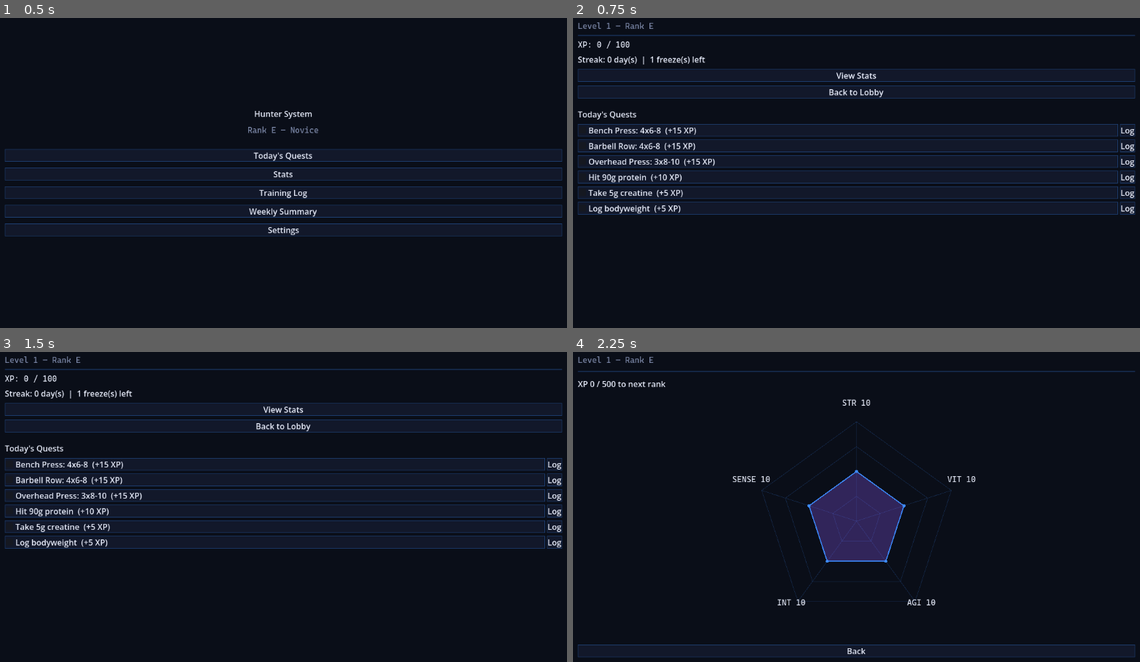
Above: before the commit, frames 1-4 (two rows, left to right).
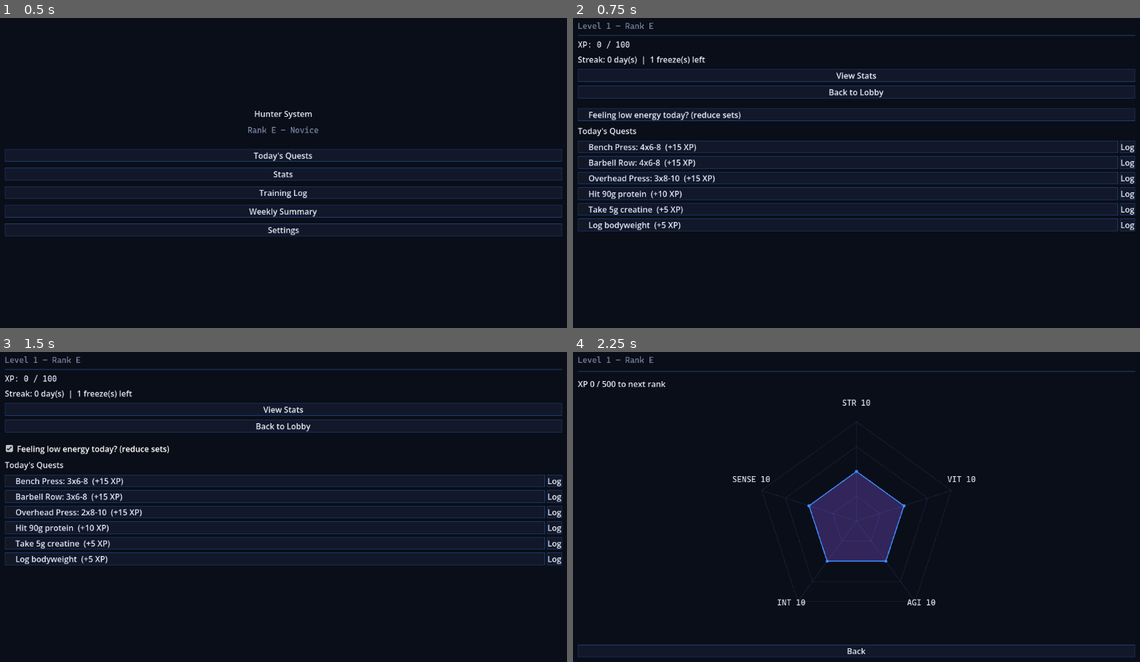
Above: after the commit, the same moments.

Repository: exo-jhop/Solo-Gym-Leveling
Game: Godot game, scene res://scenes/lobby/lobby.tscn
Same seed, same stepped clock (60 frames per second), same inputs: the game is played once before the commit and once after it.
Inputs (mouse positions are in pixels of both pictures, inside the frame that each line leads up to):
- Up to frame 1 (0.5 s): no input
- Up to frame 2 (0.75 s): click "Today's Quests" at 0.5 s
- Up to frame 3 (1.5 s): click (283, 448) at 1.25 s, where only the run after the commit has a clickable "Feeling low energy today? (re…"
- Up to frame 4 (2.25 s): click "View Stats" at 2 s

Frame 1 is identical in both runs. In frame 2, 8.5% of the frame differs, in the area x 0-100%, y 29-69%; in frame 3, 8.0%; in frame 4, nothing differs.

Commit message:
Add Quest Difficulty toggle: low-energy mode reduces lift set targets
Adds a "Feeling low energy today?" checkbox on Home, visible only on
training days. Toggling drops one set from each not-yet-completed lift
quest's target (symmetric +1/-1, so re-toggling restores the original),
and tags the day's DailyLog with was_reduced_intensity. Disabled once
any lift quest is completed today to avoid retroactively changing a
finished quest's target. State persists across app restarts within the
same day and resets on each new day.

Diff:
--- a/scenes/home/home.gd
+++ b/scenes/home/home.gd
@@ -10,6 +10,7 @@
 @onready var streak_label: Label = $Margin/Root/StreakLabel
 @onready var stats_button: Button = $Margin/Root/StatsButton
 @onready var lobby_button: Button = $Margin/Root/LobbyButton
+@onready var low_energy_toggle: CheckBox = $Margin/Root/LowEnergyToggle
 @onready var quest_list: VBoxContainer = $Margin/Root/ScrollContainer/QuestList
 
 
@@ -18,6 +19,7 @@
 	QuestManager.quests_generated.connect(_refresh_quests)
 	stats_button.pressed.connect(_on_stats_pressed)
 	lobby_button.pressed.connect(_on_lobby_pressed)
+	low_energy_toggle.toggled.connect(_on_low_energy_toggled)
 
 	level_rank_label.add_theme_font_override("font", STAT_FONT)
 	xp_label.add_theme_font_override("font", STAT_FONT)
@@ -39,6 +41,10 @@
 
 
 func _refresh_quests() -> void:
+	low_energy_toggle.visible = QuestManager.has_lift_quests()
+	low_energy_toggle.set_pressed_no_signal(QuestManager.low_energy_mode)
+	low_energy_toggle.disabled = QuestManager.any_lift_quest_completed()
+
 	for child in quest_list.get_children():
 		child.queue_free()
 
@@ -61,6 +67,11 @@
 		quest_list.add_child(row)
 
 
+func _on_low_energy_toggled(pressed: bool) -> void:
+	QuestManager.set_low_energy_mode(pressed)
+	_refresh_quests()
+
+
 func _on_quest_toggled(pressed: bool, quest: Quest) -> void:
 	if not pressed:
 		return
--- a/scenes/home/home.tscn
+++ b/scenes/home/home.tscn
@@ -46,6 +46,10 @@
 [node name="HSeparator" type="HSeparator" parent="Margin/Root"]
 layout_mode = 2
 
+[node name="LowEnergyToggle" type="CheckBox" parent="Margin/Root"]
+layout_mode = 2
+text = "Feeling low energy today? (reduce sets)"
+
 [node name="QuestsHeaderLabel" type="Label" parent="Margin/Root"]
 layout_mode = 2
 text = "Today's Quests"
--- a/scripts/autoload/history_manager.gd
+++ b/scripts/autoload/history_manager.gd
@@ -8,9 +8,10 @@
 
 
 ## Builds a DailyLog snapshot for `date` from the day's now-finished quest list and stores it.
-func record_day(date: String, quests: Array[Quest]) -> void:
+func record_day(date: String, quests: Array[Quest], was_reduced_intensity: bool = false) -> void:
 	var log := DailyLog.new()
 	log.date = date
+	log.was_reduced_intensity = was_reduced_intensity
 
 	var xp_earned := 0
 	var stat_gains: Dictionary = {}
--- a/scripts/autoload/quest_manager.gd
+++ b/scripts/autoload/quest_manager.gd
@@ -18,6 +18,10 @@
 # User-editable from Settings (spec 4.5). Defaults match the original placeholder values.
 var protein_target_g: float = 90.0
 var creatine_target_g: float = 5.0
+
+# "Feeling low energy today?" toggle (spec v2 4.3). Resets to false on each new day;
+# persisted across app restarts within the same day so the choice sticks.
+var low_energy_mode: bool = false
 
 const BODYWEIGHT_LOG_DAYS := [0, 3]  # cycle day indices that include a bodyweight quest
 
@@ -77,6 +81,7 @@
 ## Builds current_quests for the current cycle_day_index, then advances the cycle.
 func generate_daily_quests() -> void:
 	current_quests.clear()
+	low_energy_mode = false
 	var day: TrainingDay = training_cycle[cycle_day_index]
 
 	if day.is_rest_day:
@@ -128,3 +133,51 @@
 			quest_completed.emit(quest)
 			return true
 	return false
+
+
+func has_lift_quests() -> bool:
+	for quest in current_quests:
+		if quest.category == "lift":
+			return true
+	return false
+
+
+func any_lift_quest_completed() -> bool:
+	for quest in current_quests:
+		if quest.category == "lift" and quest.completed:
+			return true
+	return false
+
+
+## Toggles today's "feeling low energy?" mode (spec v2 4.3): drops one set from
+## each not-yet-completed lift quest's target, or restores it when turned back off.
+## No-op if there's nothing to adjust or a lift quest is already completed today
+## (retroactively changing a finished quest's target doesn't make sense).
+func set_low_energy_mode(enabled: bool) -> void:
+	if enabled == low_energy_mode:
+		return
+	if not has_lift_quests() or any_lift_quest_completed():
+		return
+
+	var delta := -1 if enabled else 1
+	for quest in current_quests:
+		if quest.category == "lift":
+			_adjust_lift_quest_sets(quest, delta)
+
+	low_energy_mode = enabled
+	quests_generated.emit()
+
+
+func _adjust_lift_quest_sets(quest: Quest, delta: int) -> void:
+	var parts := quest.title.split(": ", true, 1)
+	if parts.size() != 2:
+		return
+	var exercise_name: String = parts[0]
+	var x_index := parts[1].find("x")
+	if x_index == -1:
+		return
+	var rep_range: String = parts[1].substr(x_index + 1)
+
+	var new_sets: int = max(1, int(quest.target_value) + delta)
+	quest.target_value = new_sets
+	quest.title = "%s: %dx%s" % [exercise_name, new_sets, rep_range]
--- a/scripts/autoload/save_manager.gd
+++ b/scripts/autoload/save_manager.gd
@@ -33,6 +33,7 @@
 		"training_cycle": training_cycle_dicts,
 		"protein_target_g": QuestManager.protein_target_g,
 		"creatine_target_g": QuestManager.creatine_target_g,
+		"low_energy_mode": QuestManager.low_energy_mode,
 	}
 
 	var file := FileAccess.open(SAVE_PATH, FileAccess.WRITE)
@@ -81,6 +82,7 @@
 		QuestManager.training_cycle = training_cycle
 	QuestManager.protein_target_g = data.get("protein_target_g", QuestManager.protein_target_g)
 	QuestManager.creatine_target_g = data.get("creatine_target_g", QuestManager.creatine_target_g)
+	QuestManager.low_energy_mode = data.get("low_energy_mode", false)
 
 	print("SaveManager: loaded save (version %s, last opened %s)" % [data.get("save_version", "?"), last_opened_date])
 	return true
@@ -100,7 +102,7 @@
 	print("SaveManager: new day detected (was %s, now %s)" % [last_opened_date if last_opened_date != "" else "never", today])
 	if last_opened_date != "":
 		GameManager.evaluate_streak()
-		HistoryManager.record_day(last_opened_date, QuestManager.current_quests)
+		HistoryManager.record_day(last_opened_date, QuestManager.current_quests, QuestManager.low_energy_mode)
 	QuestManager.generate_daily_quests()
 	last_opened_date = today
 	save_game()
--- a/scripts/resources/daily_log.gd
+++ b/scripts/resources/daily_log.gd
@@ -10,6 +10,7 @@
 @export var xp_earned: int = 0
 @export var stat_gains: Dictionary = {}     # e.g. {"STR": 2, "VIT": 1}
 @export var quest_summaries: Array = []     # lightweight dicts: {id, title, category, completed, logged_value, unit}
+@export var was_reduced_intensity: bool = false  # true if the "low energy" toggle was used this day (spec v2 4.3)
 
 
 func to_dict() -> Dictionary:
@@ -21,6 +22,7 @@
 		"xp_earned": xp_earned,
 		"stat_gains": stat_gains,
 		"quest_summaries": quest_summaries,
+		"was_reduced_intensity": was_reduced_intensity,
 	}
 
 
@@ -33,4 +35,5 @@
 	log.xp_earned = data.get("xp_earned", 0)
 	log.stat_gains = data.get("stat_gains", {})
 	log.quest_summaries = data.get("quest_summaries", [])
+	log.was_reduced_intensity = data.get("was_reduced_intensity", false)
 	return log
